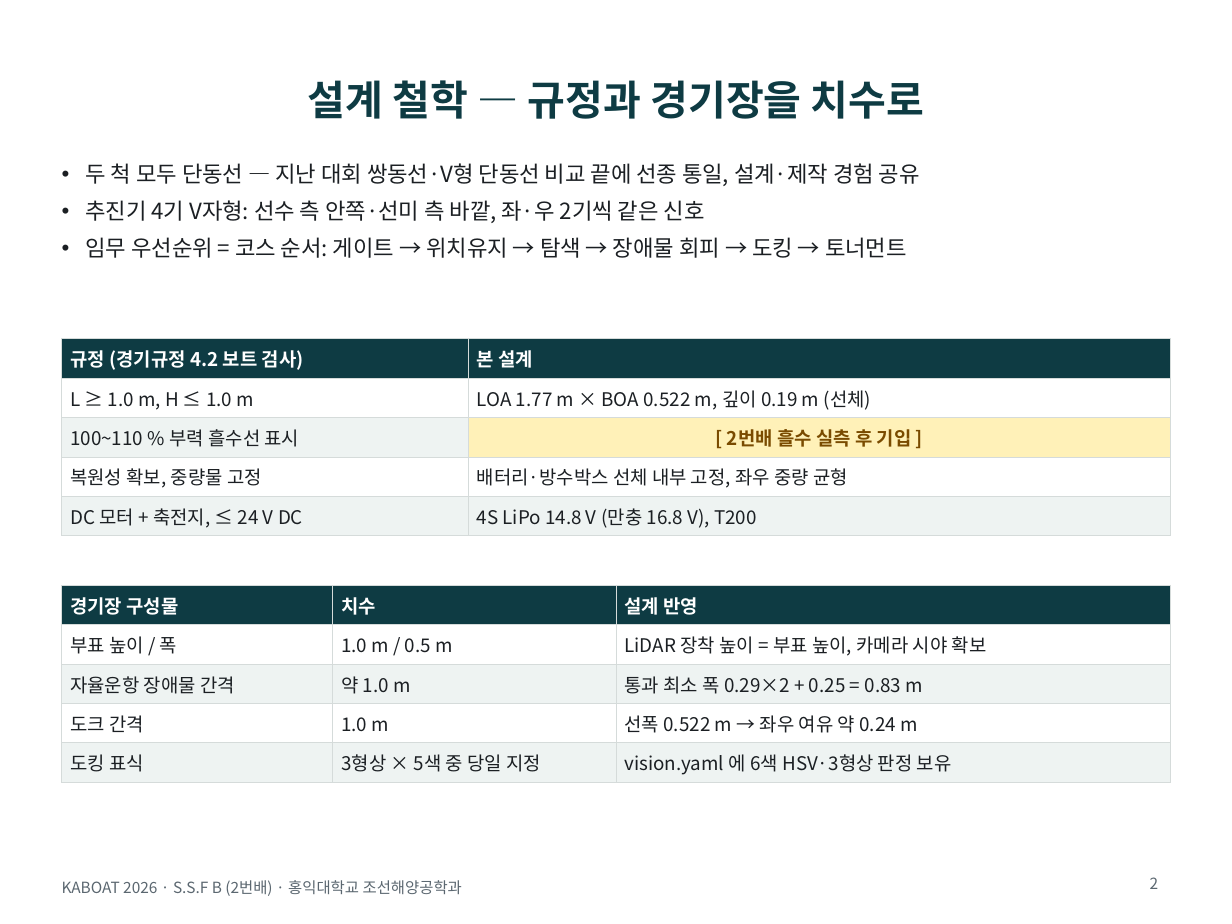
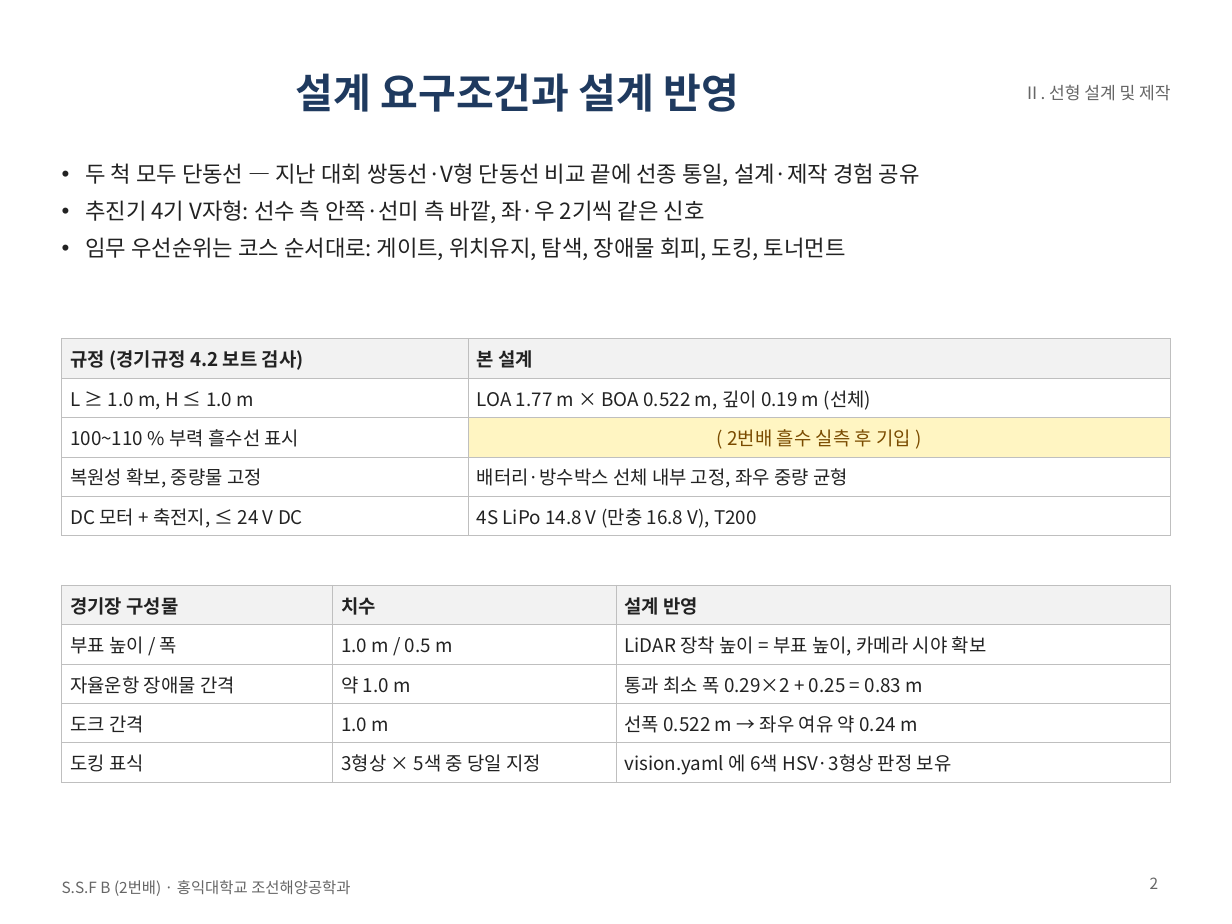
Before and after one commit to unmatsutake377-rgb/ros2_ws, a slide deck: slide 2 of docs/전달용/보고서_분담/발표자료_SSF_B.pptx. Drawn at 1232x924 pixels with LibreOffice and Linux fonts; fonts in the diff are those of the drawing. Boxes give left, top, right and bottom in pixels: in the first picture for what was removed or moved away, otherwise in the second. Text is boxed around its words. In the diff, an @@ line names an element or a change of style, - is before the commit and + after.

```diff
--- a/docs/전달용/보고서_분담/발표자료_SSF_B.pptx
+++ b/docs/전달용/보고서_분담/발표자료_SSF_B.pptx
@@ title at bbox=[296, 73, 740, 112]: text changed; text colour #0E3B43 to #1F3A5F @@
-설계 철학 — 규정과 경기장을 치수로
+설계 요구조건과 설계 반영
@@ text added at bbox=[1024, 85, 1170, 101], 10 pt, text #666666 @@
+Ⅱ. 선형 설계 및 제작
@@ text at bbox=[86, 237, 846, 260]: text changed; text colour #1B1F23 to #222222 @@
-• 임무 우선순위 = 코스 순서: 게이트 → 위치유지 → 탐색 → 장애물 회피 → 도킹 → 토너먼트
+• 임무 우선순위는 코스 순서대로: 게이트, 위치유지, 탐색, 장애물 회피, 도킹, 토너먼트
@@ table at bbox=[62, 339, 1170, 532] @@
-row 3, column 2: [ 2번배 흘수 실측 후 기입 ]
+row 3, column 2: ( 2번배 흘수 실측 후 기입 )
@@ fill #0E3B43 to #F2F2F2 in row 1 @@
@@ fill #EEF3F2 to none in 3 cells @@
@@ fill #FFF1B8 to #FFF5C2 in row 3, column 2 @@
@@ text colour #FFFFFF to #222222 in "규정 (경기규정 4.2 보트 검사)", "본 설계" @@
@@ text colour #1B1F23 to #222222 in "L ≥ 1.0 m, H ≤ 1.0 ...", "LOA 1.77 m × BOA 0.522 m, ...", "100~110 % 부력 흘수선 표시", "복원성 확보, 중량물 고정" and 3 more places @@
@@ borders changed @@
@@ table at bbox=[62, 585, 1170, 779] @@
@@ fill #0E3B43 to #F2F2F2 in row 1 @@
@@ fill #EEF3F2 to none in 6 cells @@
@@ text colour #FFFFFF to #222222 in "경기장 구성물", "치수", "설계 반영" @@
@@ text colour #1B1F23 to #222222 @@
@@ borders changed @@
@@ text at bbox=[62, 880, 350, 896]: text changed; text colour #5B6770 to #666666 @@
-KABOAT 2026 · S.S.F B (2번배) · 홍익대학교 조선해양공학과
+S.S.F B (2번배) · 홍익대학교 조선해양공학과
```
Also in this commit, not shown: 11 other slides changed, 2 other files.
